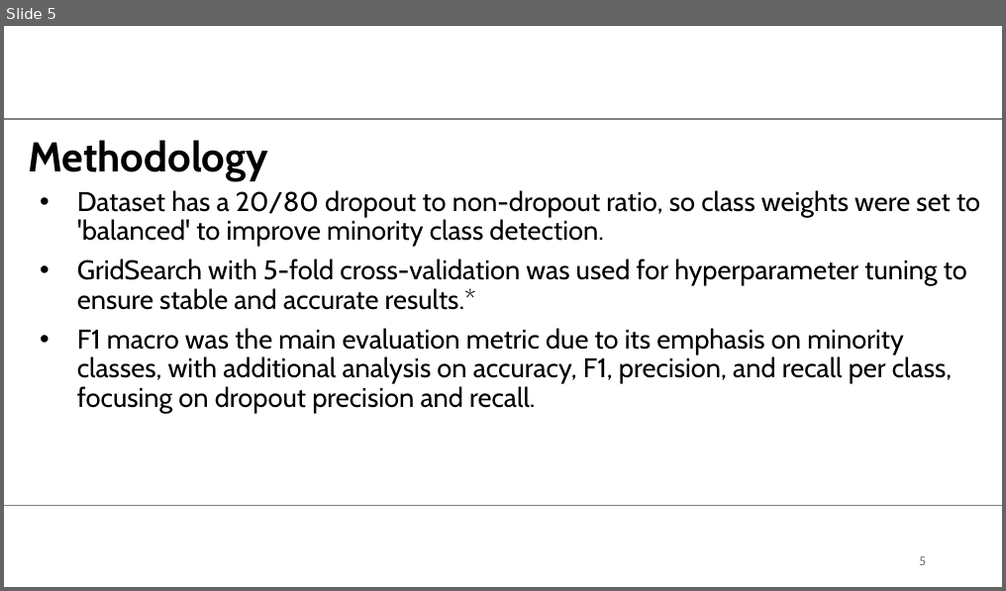
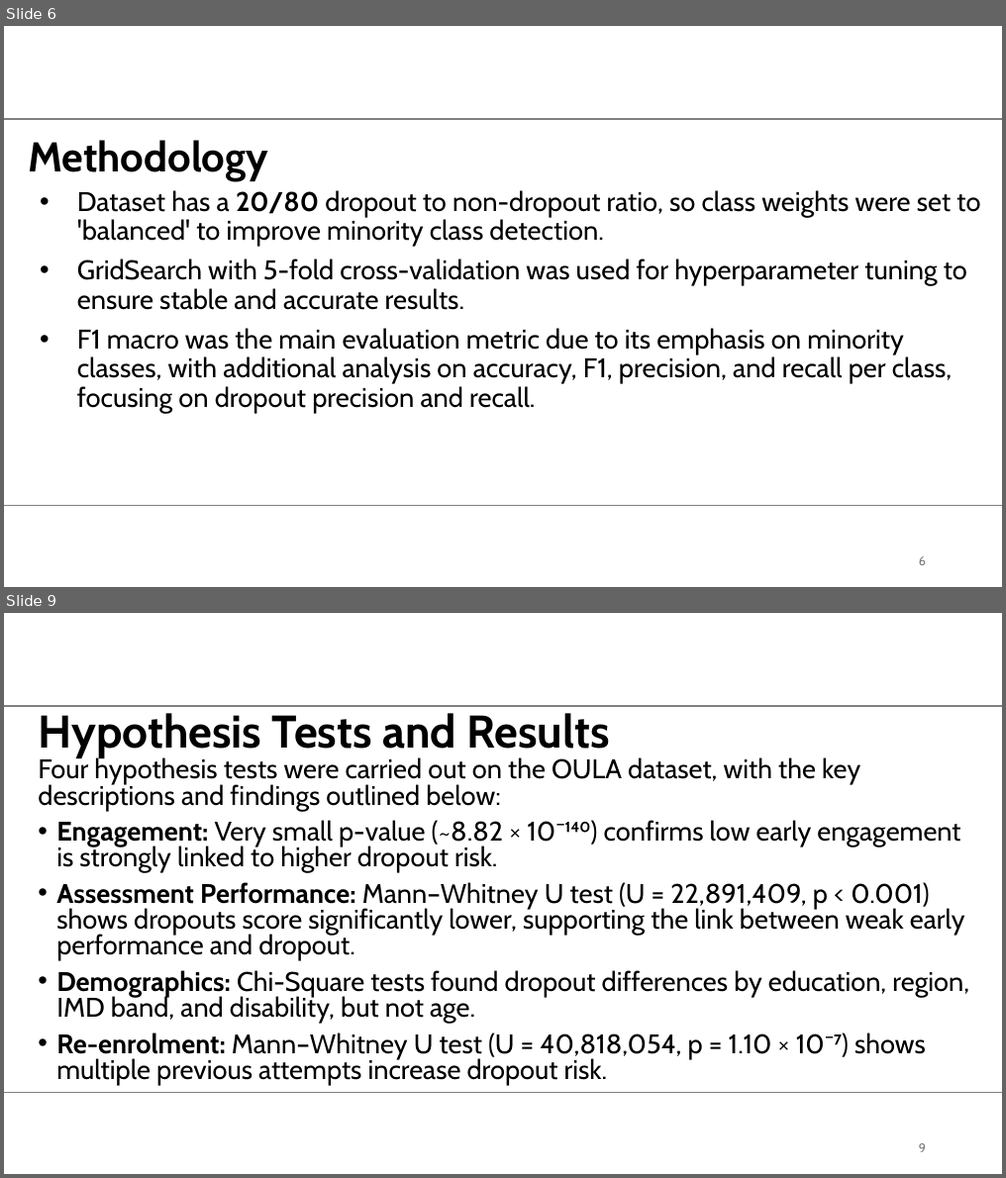
Before and after one commit to MScProjs/MScProject2025-Ali-Suhail, a slide deck: documents/presentation drafts/2605549_presentation.pptx. Shown one above the other, each under a label of ours: slide 5 before the commit, slides 6 and 9 after it; the slides between them are not shown. The pictures are 1006x591 and 1006x1178 pixels, drawn with LibreOffice and Linux fonts; fonts in the diff are those of the drawing; background and template pictures are left out. Boxes give left, top, right and bottom in pixels: in the first picture for what was removed or moved away, otherwise in the second. Text is boxed around its words. In the diff, an @@ line names an element or a change of style, - is before the commit and + after.

```diff
--- a/documents/presentation drafts/2605549_presentation.pptx
+++ b/documents/presentation drafts/2605549_presentation.pptx
@@ slide 9 added at [4, 613, 1002, 1174], background #FFFFFF; not listed: 2 template elements that a slide beside it also shows @@
@@ title added at [38, 713, 610, 759], 44 pt, text #000000, bold @@
+Hypothesis Tests and Results
@@ text added at [38, 757, 969, 1085], 25.9 pt, text #000000 @@
+Four hypothesis tests were carried out on the OULA dataset, with the key descriptions and findings outlined below:
+• Engagement: Very small p-value (~8.82 × 10⁻¹⁴⁰) confirms low early engagement is strongly linked to higher dropout risk.
+• Assessment Performance: Mann–Whitney U test (U = 22,891,409, p < 0.001) shows dropouts score significantly lower, supporting the link between weak early performance and dropout.
+• Demographics: Chi-Square tests found dropout differences by education, region, IMD band, and disability, but not age.
+• Re-enrolment: Mann–Whitney U test (U = 40,818,054, p = 1.10 × 10⁻⁷) shows multiple previous attempts increase dropout risk.
@@ page number added at [919, 1144, 926, 1153], 12 pt, text #797979 @@
+9
@@ what was slide 5 is now slide 6 @@
@@ slide 6 changed as well @@
@@ subtitle at [77, 190, 980, 247]: bold on in "20/80" @@
@@ subtitle at [77, 259, 967, 310]: text changed @@
-• GridSearch with 5-fold cross-validation was used for hyperparameter tuning to ensure stable and accurate results.*
+• GridSearch with 5-fold cross-validation was used for hyperparameter tuning to ensure stable and accurate results.
@@ page number at [919, 557, 926, 566]: text changed @@
-5
+6
```
Also in this commit, not shown: 6 other slides changed, 12 other slides added, 4 slides removed, 1 other file.
